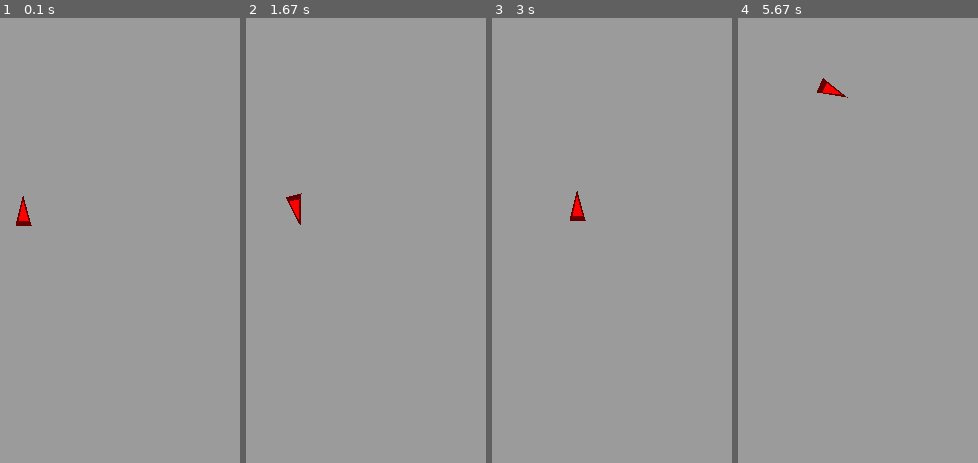
Above: before the commit, frames 1-4 (left to right).
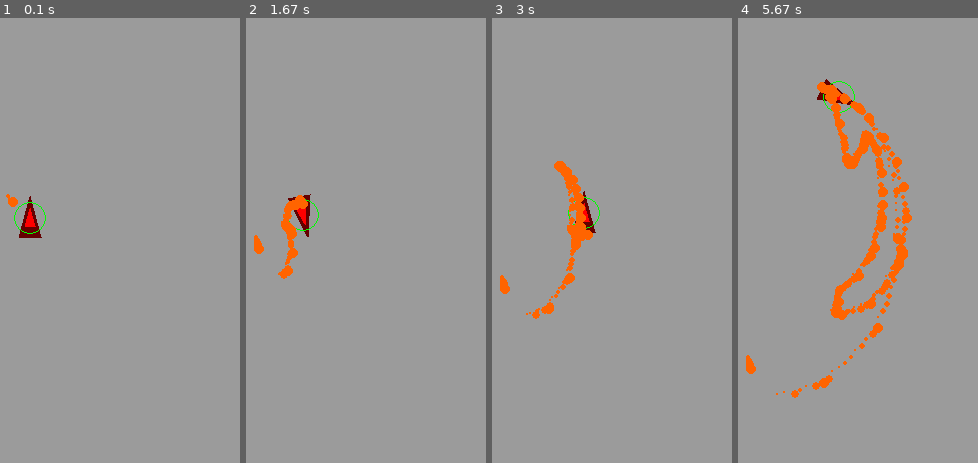
Above: after the commit, the same moments.

Repository: Poseidondon/pygame_project
Game: pygame game, started from main.py
Same seed, same stepped clock (60 frames per second), same inputs: the game is played once before the commit and once after it.
Inputs:
- Up to frame 1 (0.1 s): no input
- Up to frame 2 (1.67 s): hold Right 0.33-0.8 s; hold Up 0.83-1.13 s; hold Right 1.17-1.63 s
- Up to frame 3 (3 s): hold Left 1.67-2.2 s; hold Down 2.23-2.53 s; hold Left 2.57-2.97 s
- Up to frame 4 (5.67 s): hold Up 3-3.37 s; hold Right 3.4-4.03 s; hold Down 4.07-4.43 s; hold Left 4.47-4.93 s; hold Right 4.97-5.43 s; hold Up from 5.47 s (still down)

The runs differ from the first frame. In frame 1, 0.7% of the frame differs, in the area x 2-20%, y 39-50%; in frame 2, 1.2%; in frame 3, 1.9%; in frame 4, 4.9%, in the area x 3-73%, y 13-86%.

Commit message:
Particle v1

Diff:
--- a/main.py
+++ b/main.py
@@ -1,6 +1,39 @@
 import pygame
 import random
 import math
+
+
+class Particle(pygame.sprite.Sprite):
+    def __init__(self, pos, radius, dir=None, speed=None, vx=None, vy=None):
+        super().__init__(all_sprites)
+        self.image = pygame.Surface((2 * radius, 2 * radius), pygame.SRCALPHA, 32)
+        self.rect = self.image.get_rect()
+        self.rect.x, self.rect.y = pos[0] - radius, pos[1] - radius
+        self.clock = pygame.time.Clock()
+        pygame.draw.circle(self.image, (255, 100, 0), (radius, radius), radius)
+
+        self.float_pos = self.float_x, self.float_y = pos[0], pos[1]
+        self.radius = radius
+        if dir and speed:
+            self.dir = dir
+            dir = (dir + 90) % 360
+            self.vx = (math.cos(math.radians(dir)) * speed)
+            self.vy = math.sin(math.radians(dir)) * speed
+            self.speed = math.hypot(self.vx, self.vy)
+        elif vx and vy:
+            self.vx = vx
+            self.vy = vy
+            self.speed = math.hypot(self.vx, self.vy)
+        else:
+            print('Particle error!')
+
+    def update(self):
+        time = self.clock.tick() / 1000
+
+        self.float_x += self.vx * time
+        self.float_y -= self.vy * time
+        self.rect.x = self.float_x
+        self.rect.y = self.float_y
 
 
 class Player(pygame.sprite.Sprite):
@@ -8,10 +41,12 @@
         super().__init__(all_sprites)
         self.radius = radius
         self.clock = pygame.time.Clock()
-        self.image = pygame.Surface((2 * radius, 2 * radius), pygame.SRCALPHA, 32)
-        self.rect = pygame.Rect(x - radius, y - radius, radius * 2, radius * 2)
+        self.k = 1.4
+        self.image = pygame.Surface((2 * radius * self.k, 2 * radius * self.k), pygame.SRCALPHA, 32)
+        self.rect = self.image.get_rect()
         self.setDir(0)
 
+        self.particle_point = (0, 0)
         self.float_pos = self.float_x, self.float_y = x, y
         self.vx = self.vy = 0
         self.speed = 0
@@ -29,20 +64,24 @@
         self.image.fill(pygame.SRCALPHA)
         angle = (angle - 90) % 360
         r = self.radius * 0.6
-        points_1 = [(self.radius + math.cos(math.radians(angle)) * self.radius,
-                     self.radius + math.sin(math.radians(angle)) * self.radius),
-                    (self.radius + math.cos(math.radians(angle + 150)) * self.radius,
-                     self.radius + math.sin(math.radians(angle + 150)) * self.radius),
-                    (self.radius + math.cos(math.radians(angle - 150)) * self.radius,
-                     self.radius + math.sin(math.radians(angle - 150)) * self.radius)]
-        points_2 = [(self.radius + math.cos(math.radians(angle)) * r,
-                     self.radius + math.sin(math.radians(angle)) * r),
-                    (self.radius + math.cos(math.radians(angle + 150)) * r,
-                     self.radius + math.sin(math.radians(angle + 150)) * r),
-                    (self.radius + math.cos(math.radians(angle - 150)) * r,
-                     self.radius + math.sin(math.radians(angle - 150)) * r)]
+        points_1 = [(self.radius * self.k + math.cos(math.radians(angle)) * self.radius * self.k,
+                     self.radius * self.k + math.sin(math.radians(angle)) * self.radius * self.k),
+                    (self.radius * self.k + math.cos(math.radians(angle + 150)) * self.radius * self.k,
+                     self.radius * self.k + math.sin(math.radians(angle + 150)) * self.radius * self.k),
+                    (self.radius * self.k + math.cos(math.radians(angle - 150)) * self.radius * self.k,
+                     self.radius * self.k + math.sin(math.radians(angle - 150)) * self.radius * self.k)]
+        points_2 = [(self.radius * self.k + math.cos(math.radians(angle)) * r,
+                     self.radius * self.k + math.sin(math.radians(angle)) * r),
+                    (self.radius * self.k + math.cos(math.radians(angle + 150)) * r,
+                     self.radius * self.k + math.sin(math.radians(angle + 150)) * r),
+                    (self.radius * self.k + math.cos(math.radians(angle - 150)) * r,
+                     self.radius * self.k + math.sin(math.radians(angle - 150)) * r)]
         pygame.draw.polygon(self.image, (100, 0, 0), points_1)
         pygame.draw.polygon(self.image, (255, 0, 0), points_2)
+        pygame.draw.circle(self.image, (0, 255, 0),
+                           (int(self.radius * self.k), int(self.radius * self.k)), self.radius, 1)
+        self.particle_point = (self.radius * self.k + math.cos(math.radians((angle + 180) % 360)) * self.radius,
+                               self.radius * self.k + math.sin(math.radians((angle + 180) % 360)) * self.radius)
 
     def addVector(self, force, dir=None):
         if not dir:
@@ -83,6 +122,9 @@
         self.float_y -= self.vy * time
         self.rect.x = self.float_x
         self.rect.y = self.float_y
+
+        Particle(pos=(self.particle_point[0] + self.rect.x, self.particle_point[1] + self.rect.y),
+                 radius=random.randint(1, 5), dir=(self.dir + 180) % 360, speed=30)
 
 
 pygame.init()
